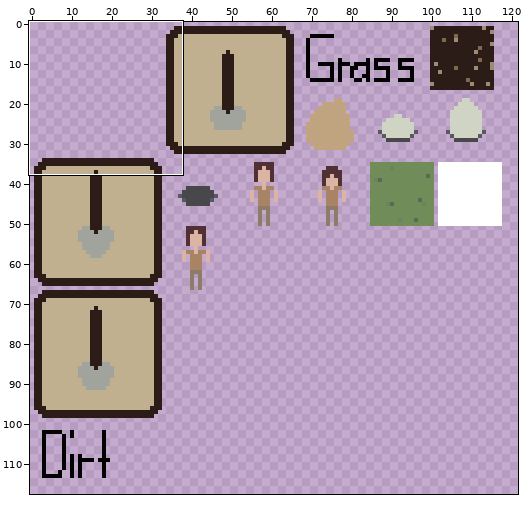
Two versions of one sprite sheet, src/res/ld34.png. Above: a wide view before the commit, with the close-up outlined.
Close-up. The starting point:
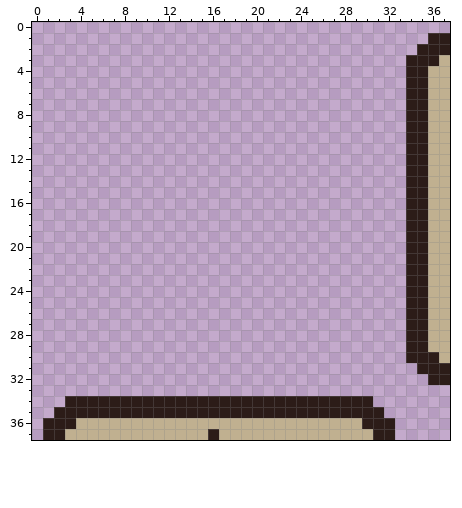
The file is 128x128 pixels. Shown: x 0..37, y 0..37. The old version is drawn lined up with the new one. The wide view leaves out empty margins.
Once edited:
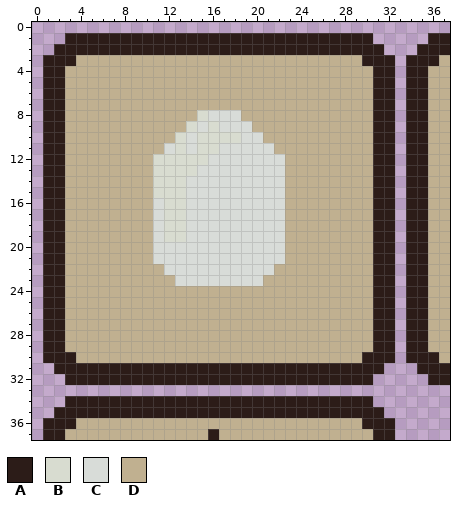
Palette (. is transparent): A #2c1c18  B #d8dcd0  C #d8dcd8  D #c0b090
The exact change:
drawings rearranged on the sheet (the old picture shows each at its new place)
Colour A now appears in row 1 at x 3 to 30; in row 2 at x 2 to 31; in row 3 at x 1 to 3 and 30 to 32; in rows 4 to 29 at x 1 to 2 and 31 to 32; in row 30 at x 1 to 3 and 30 to 32; in row 31 at x 2 to 31.
Colour A now appears in row 32 at x 3 to 30.
Colour B now appears in row 8 at x 15; in row 9 at x 14 and 16; in row 10 at x 13 and 15 to 18; in row 11 at x 13 and 15 to 16; in row 12 at x 11 to 15; in row 13 at x 11 to 14.
Colour B now appears in rows 14 to 15 at x 11 to 13; in rows 16 to 19 at x 12 to 13.
Colour C now appears in row 8 at x 16 to 18; in row 9 at x 15 and 17 to 19; in row 10 at x 14 and 19 to 20; in row 11 at x 12, 14 and 17 to 21; in row 12 at x 16 to 22; in row 13 at x 15 to 22.
Colour C now appears in rows 14 to 15 at x 14 to 22; in rows 16 to 19 at x 11 and 14 to 22; in rows 20 to 21 at x 11 to 22; in row 22 at x 12 to 21; in row 23 at x 13 to 20.
Colour D now appears in row 3 at x 4 to 29; in rows 4 to 7 at x 3 to 30; in row 8 at x 3 to 14 and 19 to 30; in row 9 at x 3 to 13 and 20 to 30; in row 10 at x 3 to 12 and 21 to 30; in row 11 at x 3 to 11 and 22 to 30.
Colour D now appears in rows 12 to 21 at x 3 to 10 and 23 to 30; in row 22 at x 3 to 11 and 22 to 30; in row 23 at x 3 to 12 and 21 to 30; in rows 24 to 29 at x 3 to 30; in row 30 at x 4 to 29.
